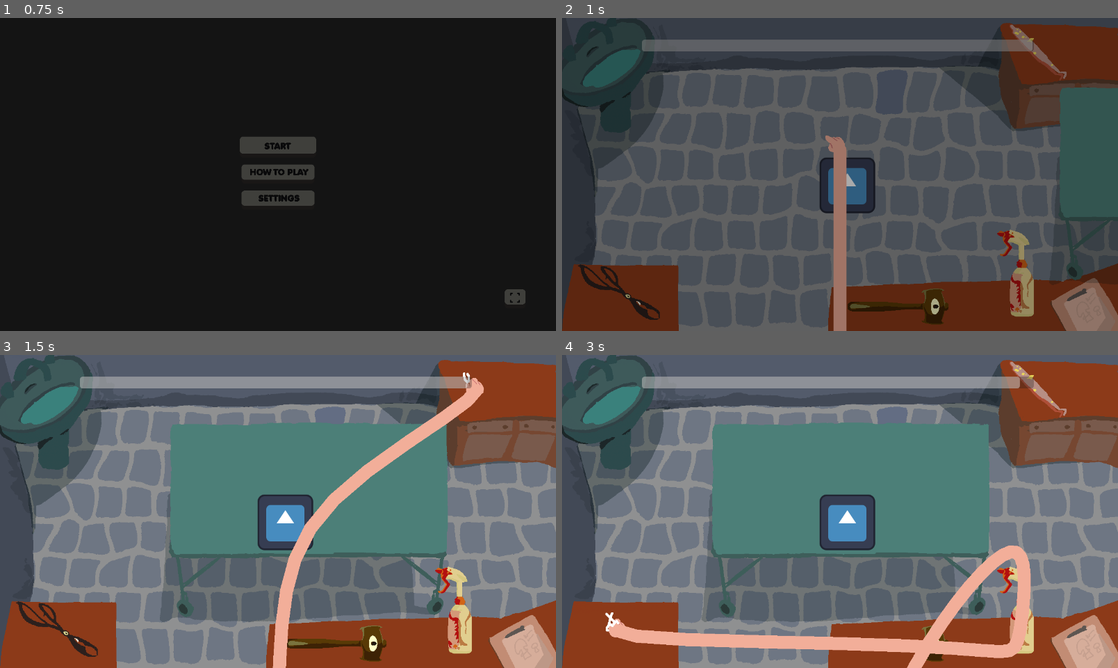
Above: before the commit, frames 1-4 (two rows, left to right).
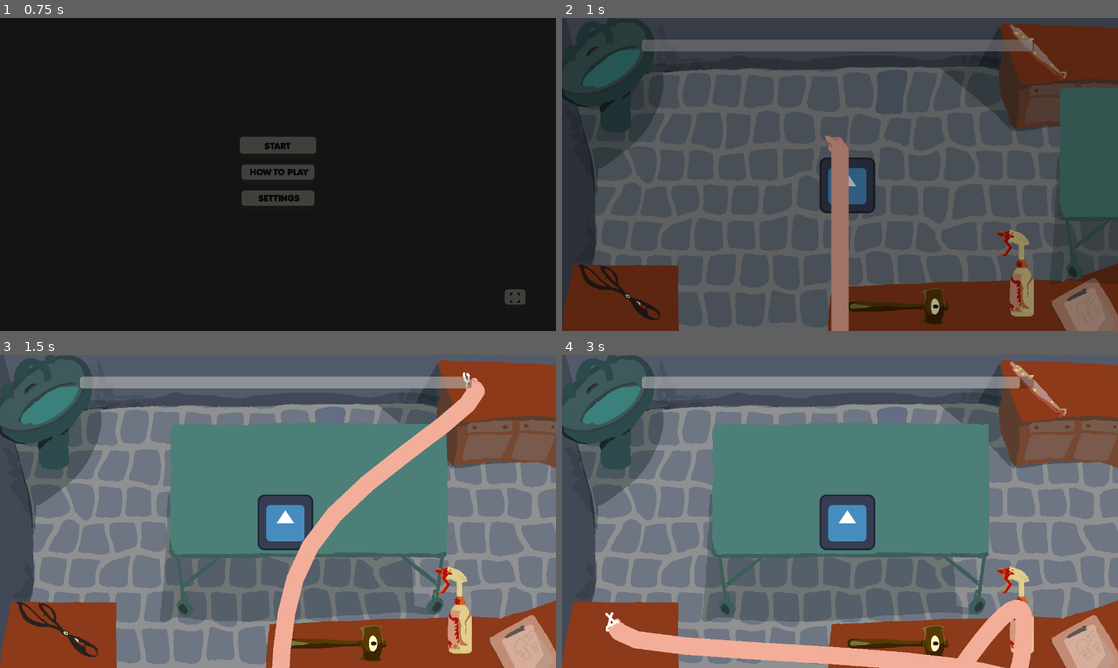
Above: after the commit, the same moments.

Repository: IsaacCerejo/wild-jam-87
Game: Godot game, scene res://scenes/game_controller/game_controller.tscn
Same seed, same stepped clock (60 frames per second), same inputs: the game is played once before the commit and once after it. The engine's default icon, where the game draws it, is replaced by a stand-in: a white triangle on a blue panel in a dark square. Sound files missing from this copy of the repository are replaced by a short silence.
Inputs (mouse positions are in pixels of both pictures, inside the frame that each line leads up to):
- Up to frame 1 (0.75 s): click "START" at 0.5 s
- Up to frame 2 (1 s): no input
- Up to frame 3 (1.5 s): move the mouse to (478, 389) at 1.27 s; click (478, 389) at 1.42 s
- Up to frame 4 (3 s): move the mouse to (1017, 611) at 2.02 s; click (1017, 611) at 2.17 s; move the mouse to (617, 630) at 2.77 s; click (617, 630) at 2.92 s

Frame 1 is identical in both runs. In frame 2, 0.6% of the frame differs, in the area x 48-52%, y 40-100%; in frame 3, 2.8%; in frame 4, 6.5%, in the area x 8-85%, y 60-100%.

Commit message:
fix: sharp angle on arm

Diff:
--- a/scenes/main_game/main_game.tscn
+++ b/scenes/main_game/main_game.tscn
@@ -180,11 +180,12 @@
 autoplay = "empty"
 
 [node name="arm" type="Line2D" parent="Player"]
-width = 30.0
+width = 40.0
 default_color = Color(0.9490196, 0.68235296, 0.6, 1)
 joint_mode = 2
 begin_cap_mode = 2
 end_cap_mode = 2
+round_precision = 16
 script = ExtResource("13_4y18v")
 
 [node name="PatientManager" type="Node" parent="."]
--- a/scripts/main_game/arm.gd
+++ b/scripts/main_game/arm.gd
@@ -2,7 +2,7 @@
 
 const MAX_POINTS: int = 50
 const FOLLOW_STRENGTH: float = 0.2
-const DOWNWARD_SPEED: float = 200
+const DOWNWARD_SPEED: float = 300
 const BASE_POSITION: Vector2 = Vector2(640, 900)
 
 var _points_array: Array[Vector2] = []
